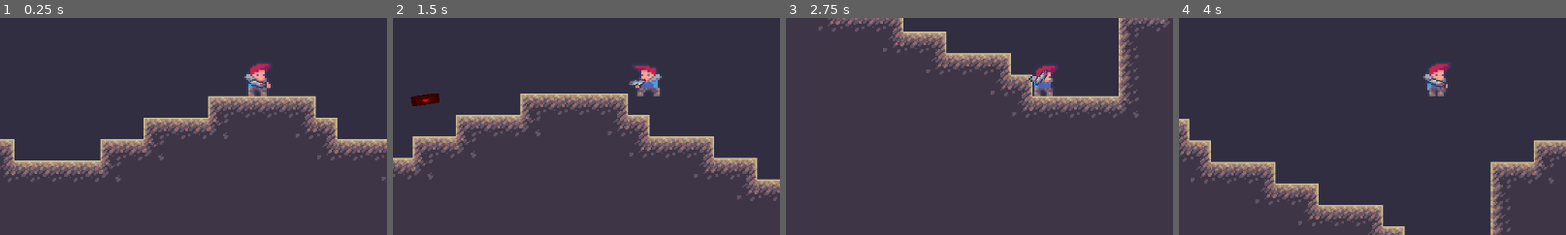
Above: before the commit, frames 1-4 (left to right).
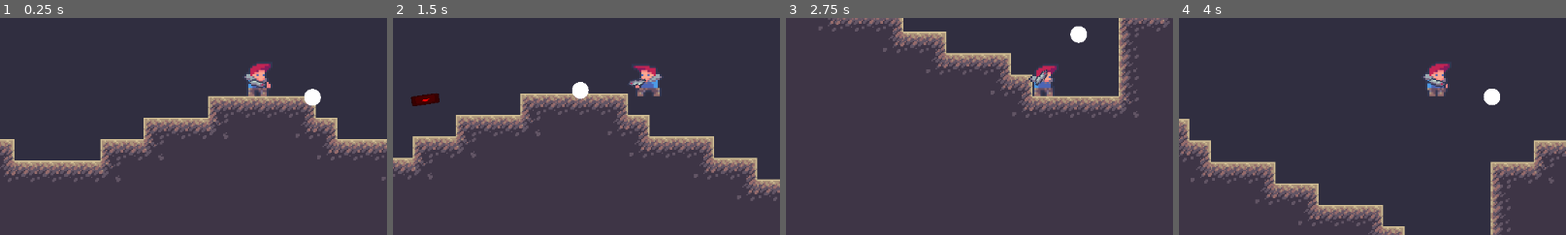
Above: after the commit, the same moments.

Repository: SoulierTom/Rocket
Game: Godot game, scene res://Scenes/Level 1.tscn
Same seed, same stepped clock (60 frames per second), same inputs: the game is played once before the commit and once after it. The engine's default icon, where the game draws it, is replaced by a stand-in: a white triangle on a blue panel in a dark square.
Inputs (mouse positions are % of the whole screen's width and height, from its top left):
- Up to frame 1 (0.25 s): no input
- Up to frame 2 (1.5 s): tap Enter at 0.5 s; move the mouse to (72, 45) at 0.52 s; press the mouse at (72, 45) at 0.53 s; hold D (Move_Right) from 0.53 s (still down); tap Space (Jump) at 0.77 s; move the mouse to (30, 55) at 1.27 s; release the mouse at (30, 55) at 1.28 s; click (30, 55) at 1.35 s
- Up to frame 3 (2.75 s): tap Space (Jump) at 1.52 s; move the mouse to (60, 28) at 2.02 s; release D (Move_Right) at 2.03 s; press the mouse at (60, 28) at 2.03 s; hold A (Move_Left) from 2.03 s (still down)
- Up to frame 4 (4 s): tap Space (Jump) at 2.75, 3.02, 3.77 s; move the mouse to (45, 70) at 2.77 s; release A (Move_Left) at 2.78 s; release the mouse at (45, 70) at 2.78 s; hold D (Move_Right) from 2.78 s (still down); click (45, 70) at 2.85 s; move the mouse to (80, 65) at 3.52 s; press the mouse at (80, 65) at 3.53 s
The pictures show only the part of the screen within x 17-67%, y 35-85%; the shares and areas given below are measured in that part.

The runs differ from the first frame. In frame 1, 0.3% of the frame differs, in the area x 78-83%, y 32-41%; in frame 2, 0.3%; in frame 3, 0.3%; in frame 4, 0.3%.

Commit message:
reticule (pour de vrai)
<3

Diff:
--- a/Scenes/Arm.tscn
+++ b/Scenes/Arm.tscn
@@ -6,6 +6,7 @@
 [ext_resource type="PackedScene" uid="uid://0in7tulhw8b5" path="res://Scenes/Rocket.tscn" id="3_2omhl"]
 [ext_resource type="AudioStream" uid="uid://dtrsgcfost8n0" path="res://Audio/Explosion.wav" id="5_c0t1e"]
 [ext_resource type="AudioStream" uid="uid://bb1rrnijkx7f" path="res://Audio/Tir.wav" id="6_7svj1"]
+[ext_resource type="Texture2D" uid="uid://wrkfj6pm5psf" path="res://Assets/circle-xxl.png" id="7_roewd"]
 
 [node name="Arm" type="Node2D" groups=["arm_group"]]
 z_index = 7
@@ -39,3 +40,11 @@
 [node name="Tir" type="AudioStreamPlayer2D" parent="."]
 stream = ExtResource("6_7svj1")
 volume_db = -7.5
+
+[node name="RayCast2D" type="RayCast2D" parent="."]
+rotation = -1.5708
+
+[node name="Sprite2D" type="Sprite2D" parent="RayCast2D"]
+position = Vector2(-1.90735e-06, 47)
+scale = Vector2(0.0488281, 0.0488281)
+texture = ExtResource("7_roewd")
Not shown: 1 places in Scenes/Arm.tscn that only renumber resources
